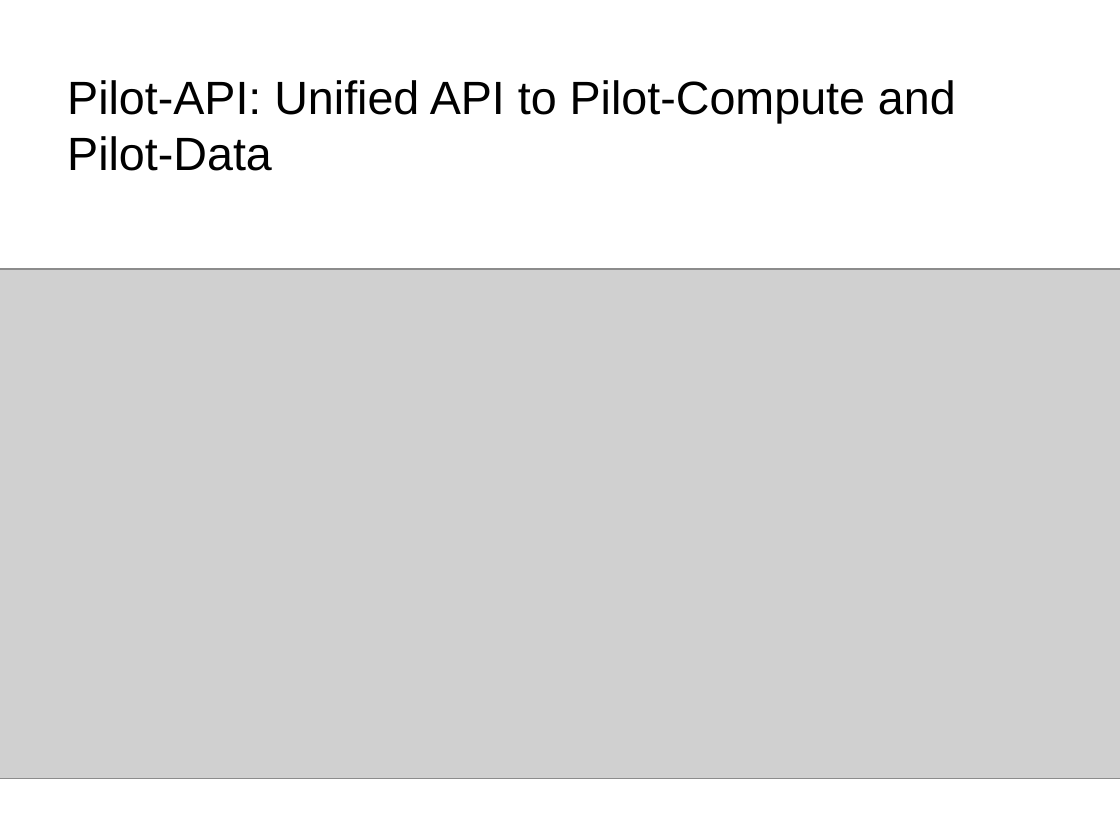
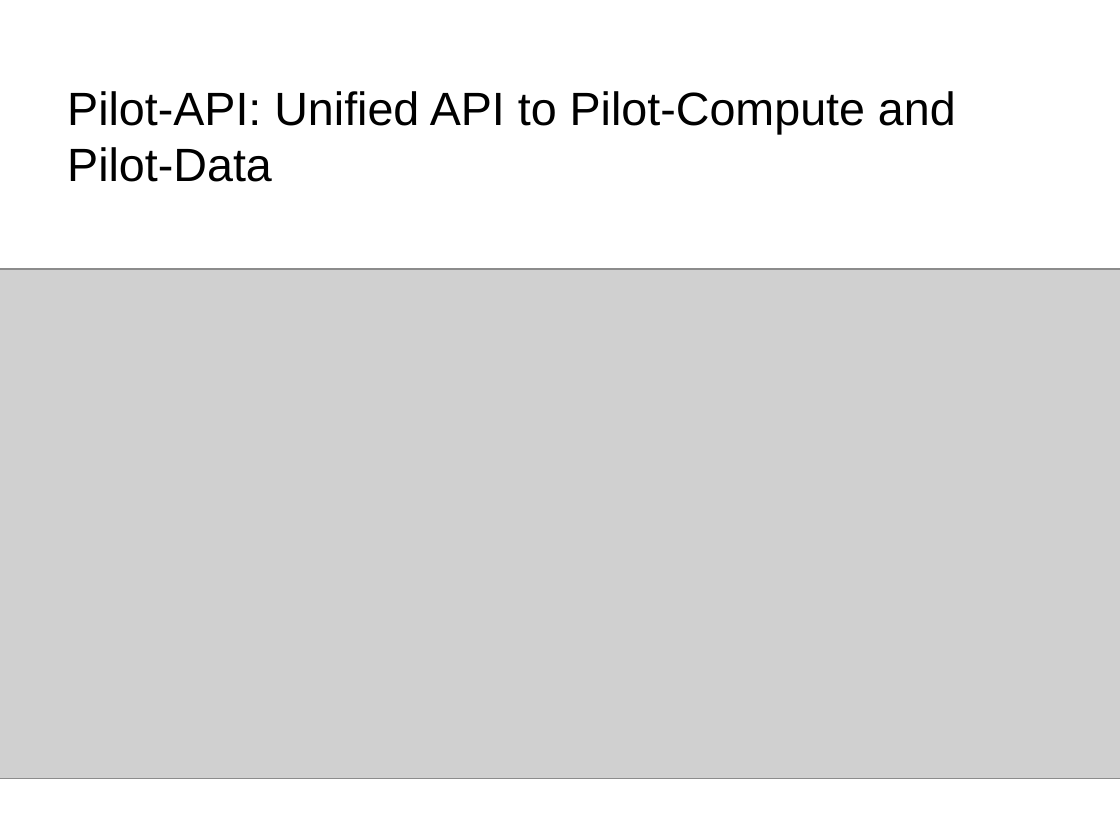
Before and after one commit to saga-project/presentations, a slide deck: slide 13 of bnl-pstar.ppt. Drawn at 1120x840 pixels with LibreOffice and Linux fonts; fonts in the diff are those of the drawing; grey boxes stand for pictures; background and template pictures are left out. Boxes give left, top, right and bottom in pixels: in the first picture for what was removed or moved away, otherwise in the second. Text is boxed around its words. In the diff, an @@ line names an element or a change of style, - is before the commit and + after.

```diff
--- a/bnl-pstar.ppt
+++ b/bnl-pstar.ppt
@@ title "Pilot-API: Unified API to Pilot-Compute ...": place and size @@
-title "Pilot-API: Unified API to Pilot-Compute ..." at [67, 80, 956, 171]
+title "Pilot-API: Unified API to Pilot-Compute ..." at [67, 91, 956, 182]
```
Also in this commit, not shown: 6 other slides changed, 3 slides added.
